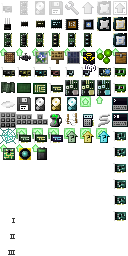
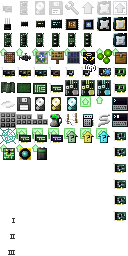
Two versions of the same layered image (128px x 256px). Layer-by-layer changes:
painted on "items" (2nd of 2, in "items") over 20, 105, 28, 110
